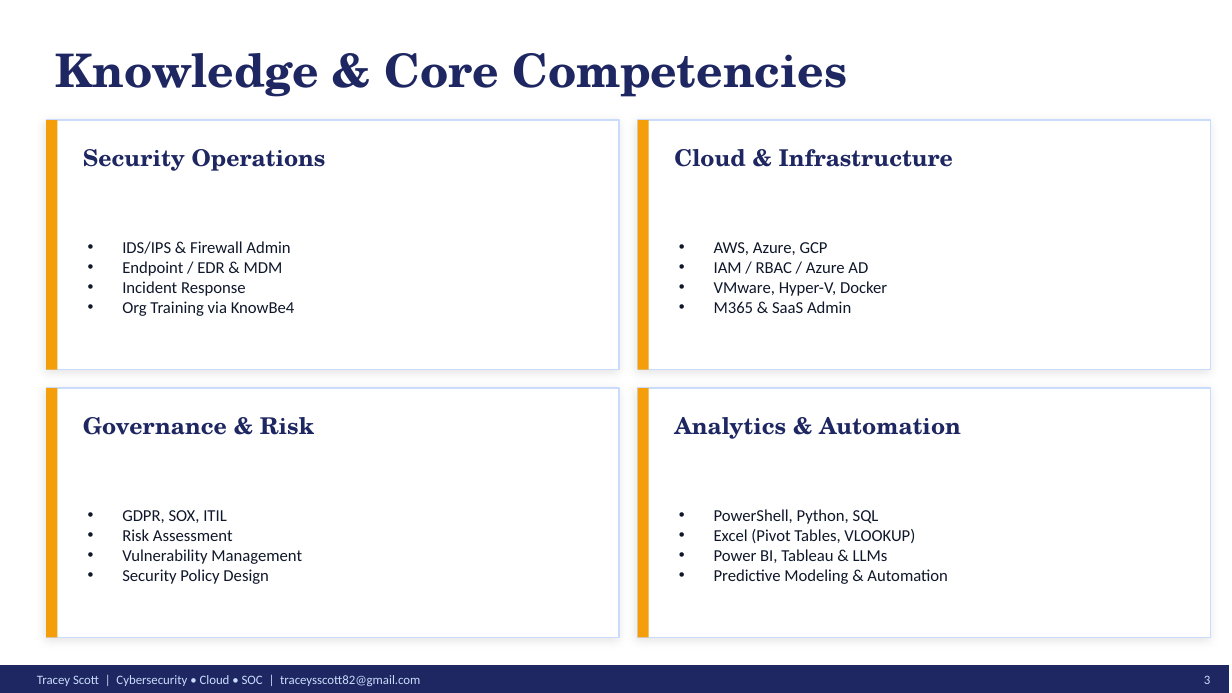
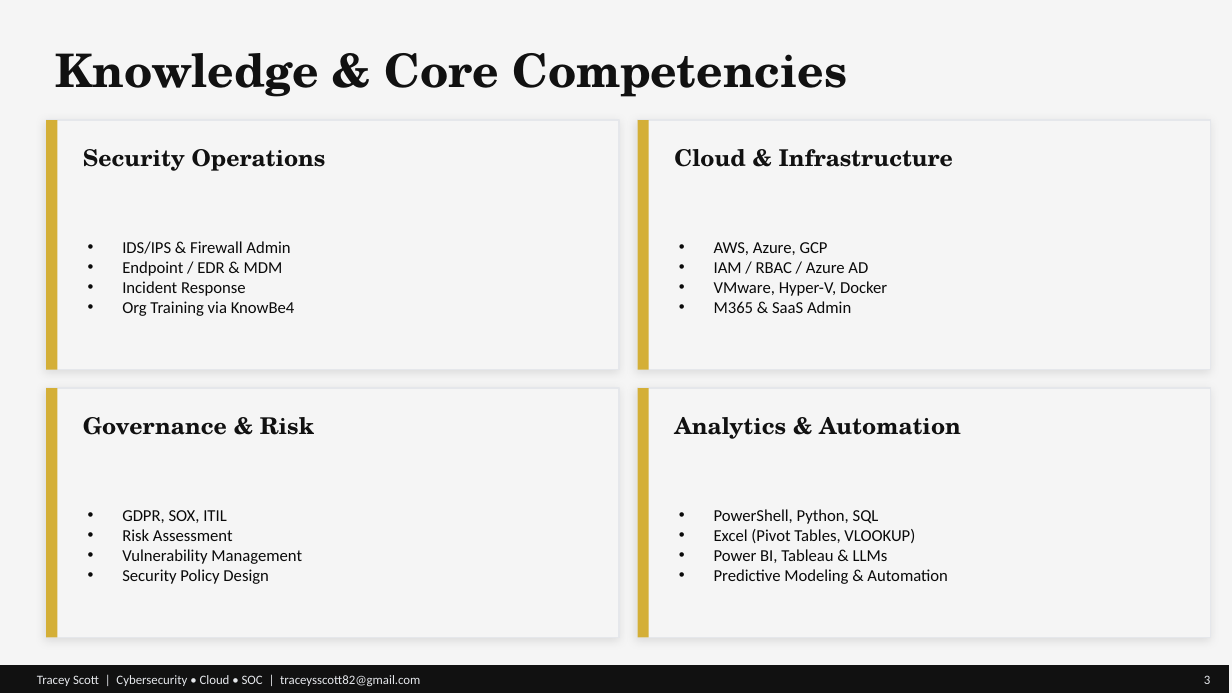
Before and after one commit to TraceyTheAnalyst/tracey-portfolio-deck, a slide deck: slide 3 of Tracey-Scott-Portfolio.pptx. Drawn at 1232x693 pixels with LibreOffice and Linux fonts; fonts in the diff are those of the drawing. Boxes give left, top, right and bottom in pixels: in the first picture for what was removed or moved away, otherwise in the second. Text is boxed around its words. In the diff, an @@ line names an element or a change of style, - is before the commit and + after.

```diff
--- a/Tracey-Scott-Portfolio.pptx
+++ b/Tracey-Scott-Portfolio.pptx
@@ background #FFFFFF to #F5F5F5 @@
@@ fill #F59E0B to #D4AF37 in 4 elements at <box>46,388,57,638</box>, <box>638,388,649,638</box>, <box>46,120,57,370</box>, <box>638,120,649,370</box> @@
@@ fill #FFFFFF to #F5F5F5; outline #CADCFC 1 pt to #E5E7EB 1 pt in 4 elements at <box>46,120,619,370</box>, <box>638,120,1211,370</box>, <box>46,388,619,638</box>, <box>638,388,1211,638</box> @@
@@ text colour #1E2761 to #111111 in 5 elements at <box>55,53,848,97</box>, <box>83,149,326,171</box>, <box>674,149,953,167</box>, <box>83,417,314,435</box>, <box>674,417,961,439</box> @@
@@ text colour #0F172A to #0A0A0A in 4 elements at <box>122,241,295,316</box>, <box>714,242,887,313</box>, <box>122,510,302,584</box>, <box>714,509,947,584</box> @@
@@ rectangle at <box>0,665,1229,693</box>: fill #1E2761 to #111111 @@
@@ text "Tracey Scott | Cybersecurity • ..." at <box>37,675,420,686</box>: text colour #CADCFC to #E5E7EB @@
@@ text "3" at <box>1204,675,1210,684</box>: text colour #CADCFC to #E5E7EB @@
```
Also in this commit, not shown: 7 other slides changed, 10 other files.
